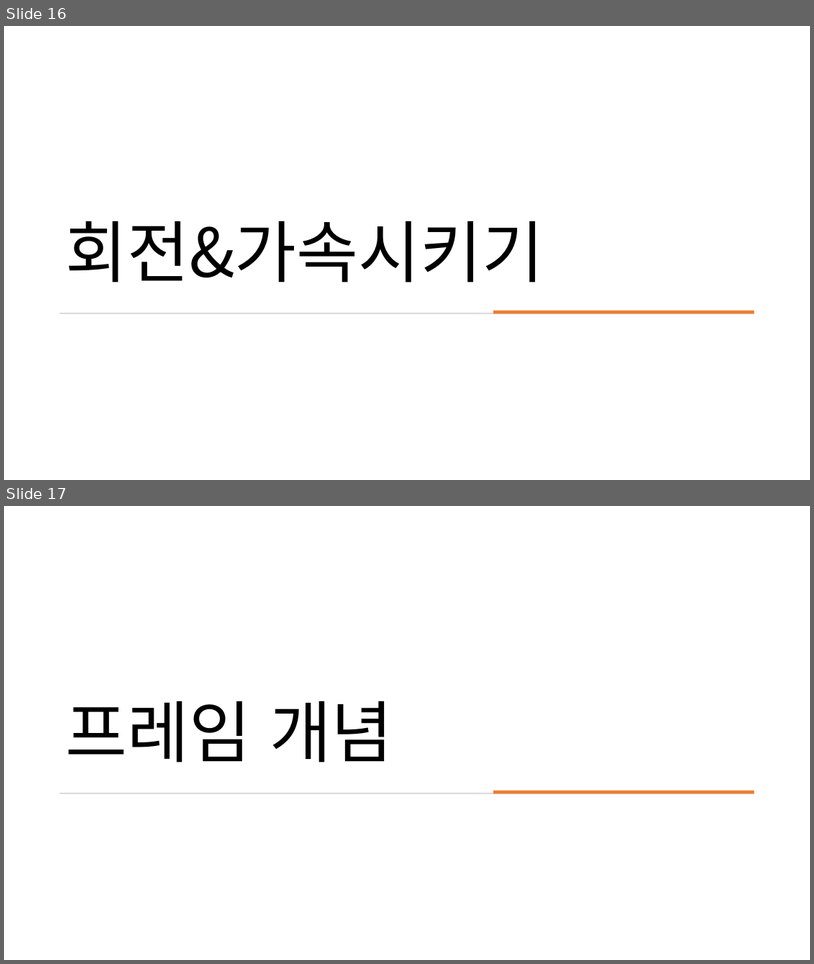
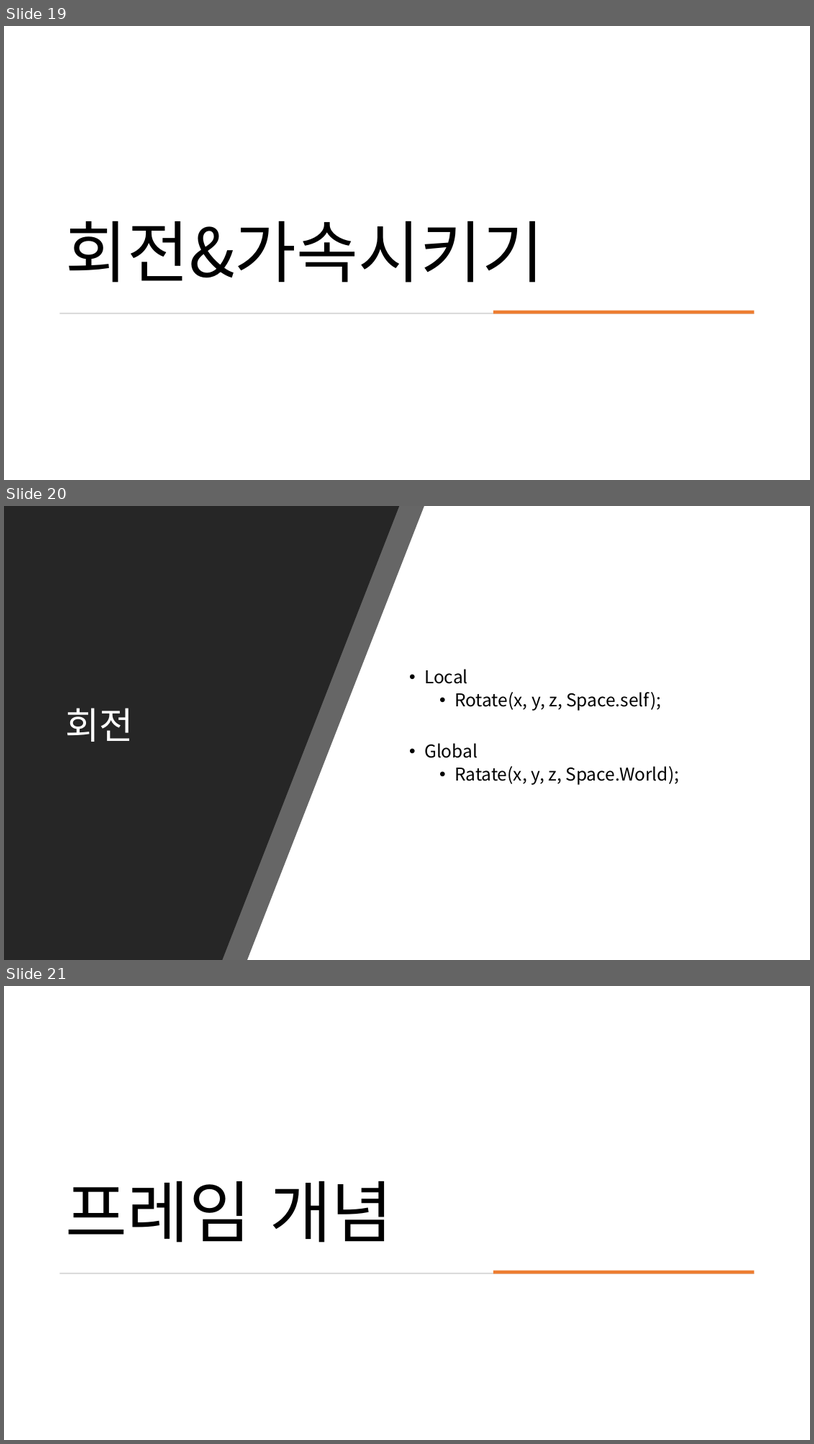
Before and after one commit to kjh99660/Study_powerpoint, a slide deck: C#스터디/c# 스터디 6주 차.pptx. Shown one above the other, each under a label of ours: slides 16 and 17 before the commit, slides 19, 20 and 21 after it. The pictures are 814x964 and 814x1444 pixels, drawn with LibreOffice and Linux fonts; fonts in the diff are those of the drawing. Boxes give left, top, right and bottom in pixels: in the first picture for what was removed or moved away, otherwise in the second. Text is boxed around its words. In the diff, an @@ line names an element or a change of style, - is before the commit and + after.

```diff
--- a/C#스터디/c# 스터디 6주 차.pptx
+++ b/C#스터디/c# 스터디 6주 차.pptx
@@ slide 20 added at bbox=[4, 506, 810, 960], background #000000 @@
@@ rectangle added at bbox=[4, 506, 810, 960], fill #FFFFFF @@
@@ freeform shape added at bbox=[4, 506, 424, 960], fill #262626 at 70% opacity @@
@@ freeform shape added at bbox=[4, 506, 399, 960], fill #262626 @@
@@ text added at bbox=[424, 669, 680, 785], 21 pt, text #000000 @@
+• Local
+  • Rotate(x, y, z, Space.self);
+• Global
+  • Ratate(x, y, z, Space.World);
@@ title added at bbox=[66, 708, 134, 741], 44 pt, text #FFFFFF @@
+회전
@@ what was slide 16 is now slide 19 @@
@@ what was slide 17 is now slide 21 @@
```
Also in this commit, not shown: 1 slide changed, 6 other slides added, 14 other files.
